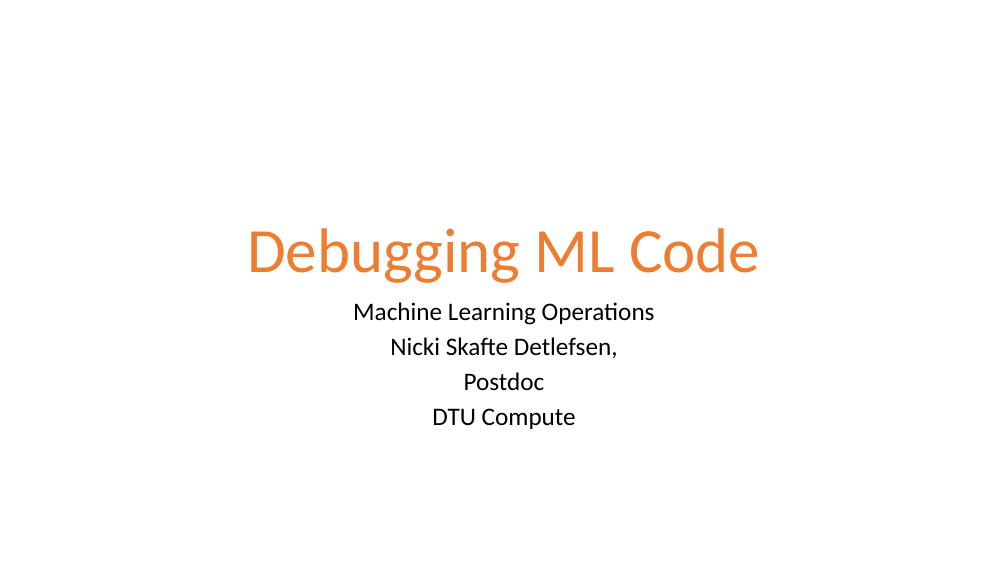
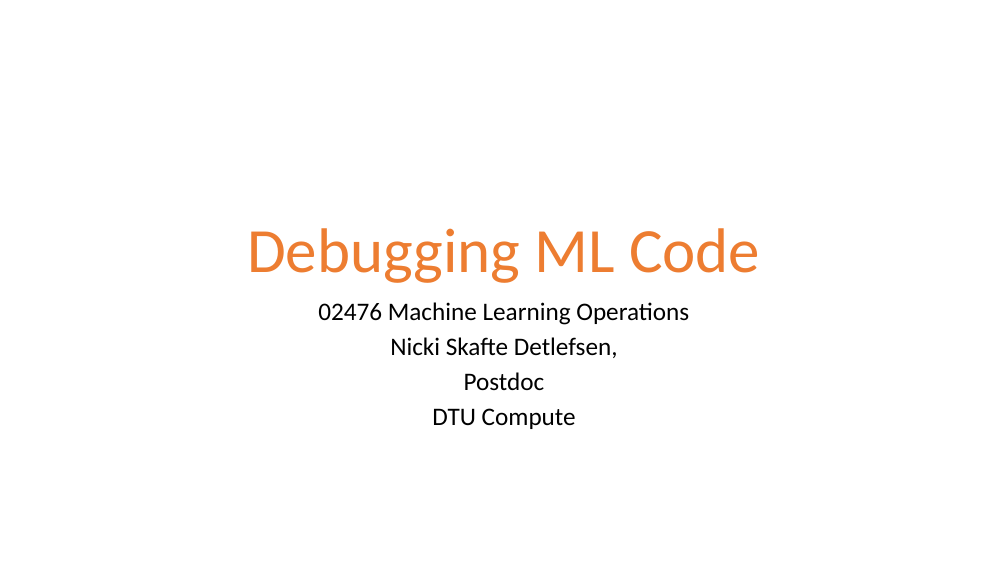
Before and after one commit to DeepEasterbunny/dtu_mlops, a slide deck: slide 1 of s4_debugging_and_logging/lecture/Debugging.pptx. Drawn at 1008x567 pixels with LibreOffice and Linux fonts; fonts in the diff are those of the drawing; background and template pictures are left out. Boxes give left, top, right and bottom in pixels: in the first picture for what was removed or moved away, otherwise in the second. Text is boxed around its words. In the diff, an @@ line names an element or a change of style, - is before the commit and + after.

```diff
--- a/s4_debugging_and_logging/lecture/Debugging.pptx
+++ b/s4_debugging_and_logging/lecture/Debugging.pptx
@@ subtitle at [318,302,689,325]: text changed @@
-Machine Learning Operations
+02476 Machine Learning Operations
```
Also in this commit, not shown: 11 other slides changed, 2 slides added, 3 other files.
